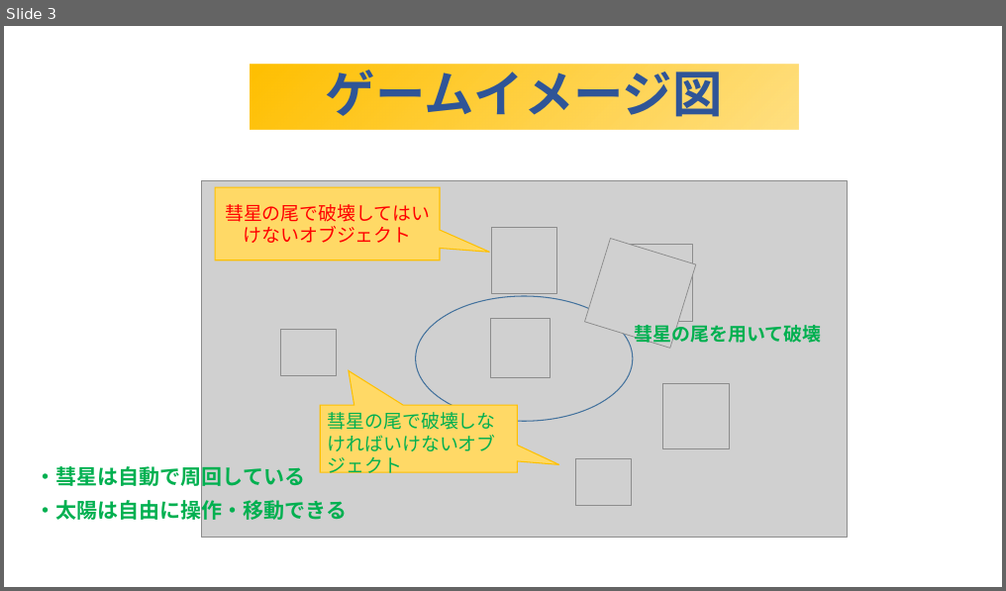
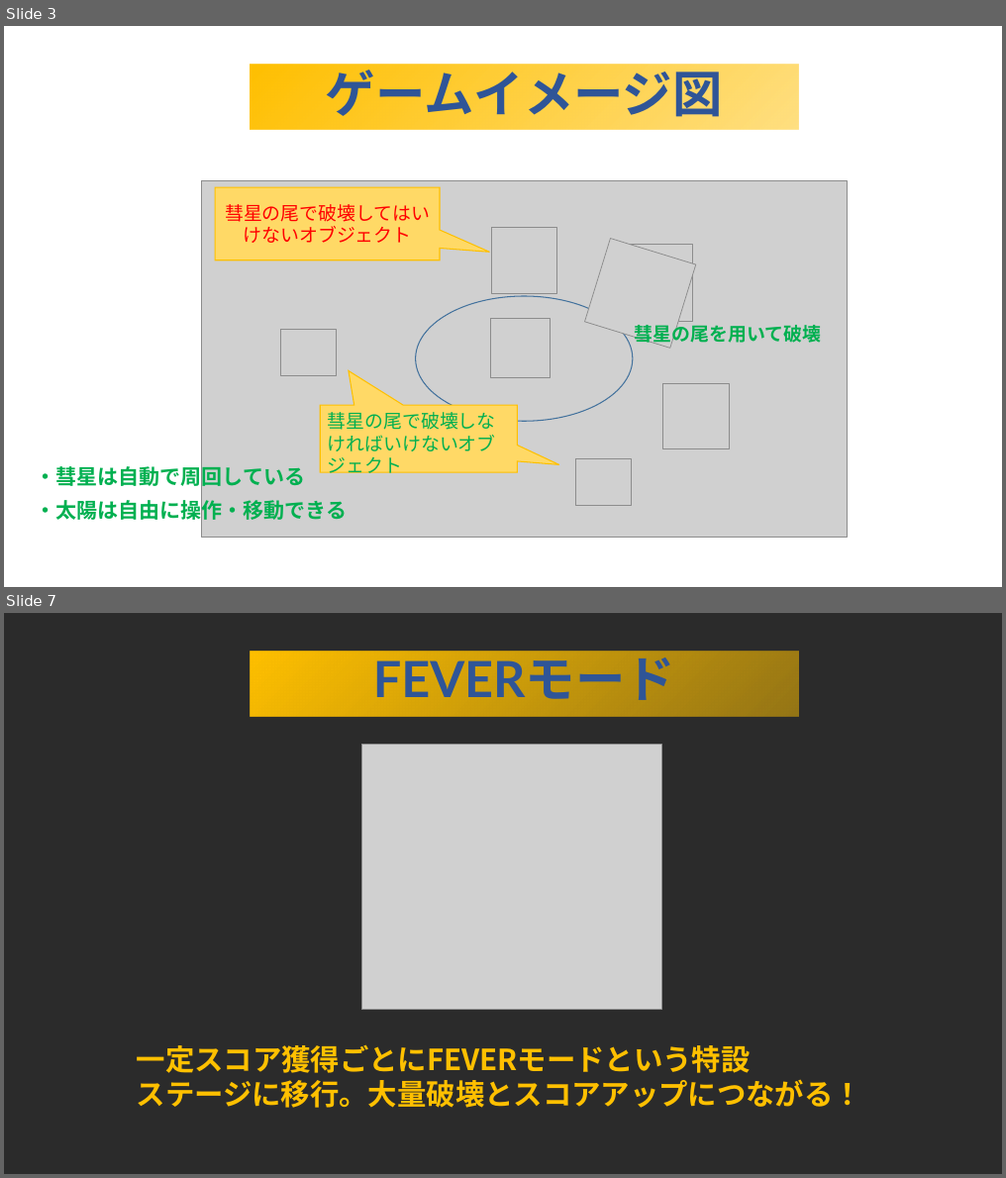
Before and after one commit to mizu9972/Heliosphere, a slide deck: heliosphere仕様関連/heliosphere_ver2.pptx. Shown one above the other, each under a label of ours: slide 3 before the commit, slides 3 and 7 after it; the slides between them are not shown. The pictures are 1006x591 and 1006x1178 pixels, drawn with LibreOffice and Linux fonts; fonts in the diff are those of the drawing; grey boxes stand for pictures; background and template pictures are left out; a plain dark background stands for a picture behind light text. Boxes give left, top, right and bottom in pixels: in the first picture for what was removed or moved away, otherwise in the second. Text is boxed around its words. In the diff, an @@ line names an element or a change of style, - is before the commit and + after.

```diff
--- a/heliosphere仕様関連/heliosphere_ver2.pptx
+++ b/heliosphere仕様関連/heliosphere_ver2.pptx
@@ slide 7 added at [4, 613, 1002, 1174], background picture (left out) @@
@@ rectangle added at [251, 652, 799, 717], fill gradient #002060 to #B5D2EC to #FFC000, 48 pt, text #2F5597, bold @@
+FEVERモード
@@ picture added at [361, 745, 661, 1011] @@
@@ text added at [137, 1045, 862, 1108], 28 pt, text #FFC000, bold @@
+一定スコア獲得ごとにFEVERモードという特設
+ステージに移行。大量破壊とスコアアップにつながる！
```
Also in this commit, not shown: 2 other slides added, 1 slide removed, 11 other files.
